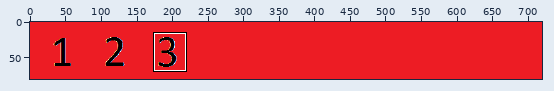
Edited in one commit: sprite sheet (art/small items.png). Above, an overview of the earlier version with the close-up marked.
Close-up. Before the edit:
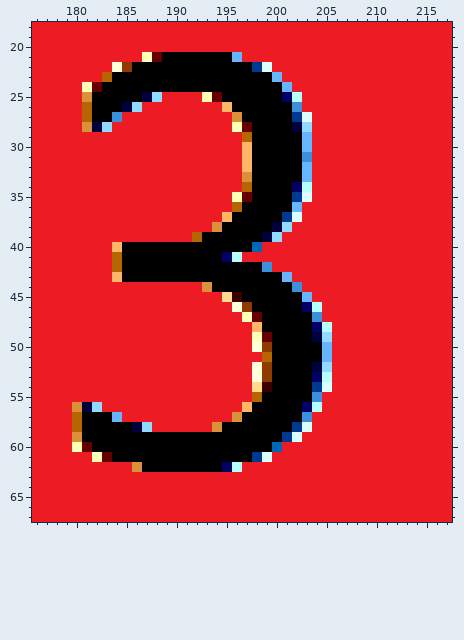
The file is 720x80 pixels. Shown: x 176..217, y 18..67. The commit also changed other parts of the picture, which this record leaves out.
New version:
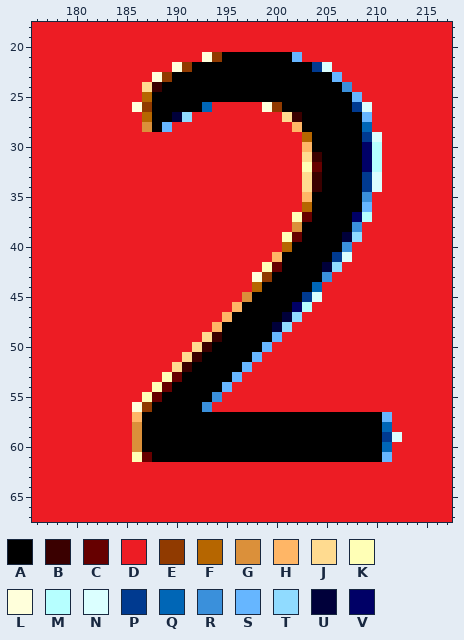
Palette (. is transparent): A #000000  B #3a0000  C #660000  D #ed1c24  E #903a00  F #b66600  G #db903a  H #ffb666  J #ffdb90  K #ffffb6  L #ffffdb  M #b6ffff  N #dbffff  P #003a90  Q #0066b6  R #3a90db  S #66b6ff  T #90dbff  U #00003a  V #000066
Changes in this commit:
Changed rows in their new state; - is an unchanged pixel.
first column x 180:
21 -------DDDDDDLE-AAAAAAS----------
22 ----DDDDDDLE------AAAAAAPN-------
23 ---DDDDDLE----------AAAAAAS------
24 -DDDDDDJB------------AAAAAAR-----
25 -DDDDDDFAAAAAAA------AAAAAAAS----
26 -DDDDDLEAAAAAQ-DDDDLE-AAAAAAPN---
27 -DDDD--FAAUT----DDDDDJBAAAAAAS---
28 -DDD---GAS------DDDDDDHAAAAAAQ---
29 -----------------DDDDDDFAAAAAPN--
30 -----------------DDDDDDHAAAAAVM--
31 -----------------DDDDDDJBAAAAVM--
32 -----------------DDDDDDKCAAAAVM--
33 -----------------DDDDDDJBAAAAPN--
34 -----------------DDDDDDJBAAAAPN--
35 ----------------DDDDDDDHAAAAAR---
36 ----------------DDDDDDDFAAAAAS---
37 ---------------DDDDDDDKCAAAAVM---
38 --------------DDDDDDDDGAAAAAR----
39 ------------DDDDDDDDDKCAAAAUT----
40 ----DDDDDDDDDDDDDDD--FAAAAAR-----
41 ----DDDDDDDDDDDDD---HAAAAAPN-----
42 ----DDDDDDDDDDDDDDDKCAAAAUT------
43 ----DDDDDDDDDDDDDDLE-AAAAR-------
44 -------------DDDDDF---AAQ--------
45 ---------------DDG-----PN--------
46 ----------------HA----VMD--------
47 ---------------HAAA--UTDD--------
48 --------------HAAAA-UTDDDD-------
49 -------------JBAAAAASDDDDD-------
50 ------------JBAAAAASDDDDDD-------
51 -----------JBAAAAASDDDDDDD-------
52 ----------JBAAAAASDDDDDDDD-------
53 ---------KCAAAAAS-DDDDDDDD-------
54 --------KCAAAAAS--DDDDDDDD-------
55 -------KCAAAAAR---DDDDDDD--------
56 DDD---LEAAAAAR---DDDDDDDD--------
57 DDDDD-HAAAAAAAAAA------AAAAAAAAS-
58 DDDDDDGAAAAAAAA-------AAAAAAAAAQ-
59 DDDDDDG--------------AAAAAAAAAAPN
60 DDDDDDG-------------AAAAAAAAAAAQ-
61 --DDDDKC----------AAAAAAAAAAAAAS-
62 ------DDDDDDDDDDD----------------
